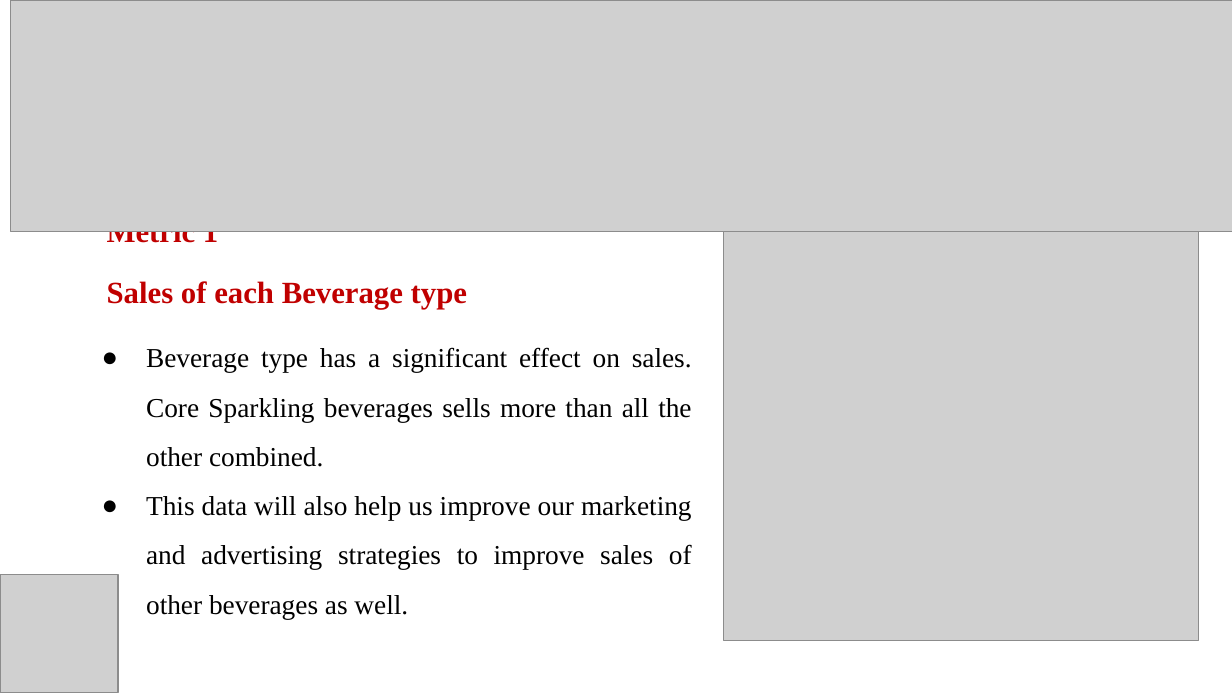
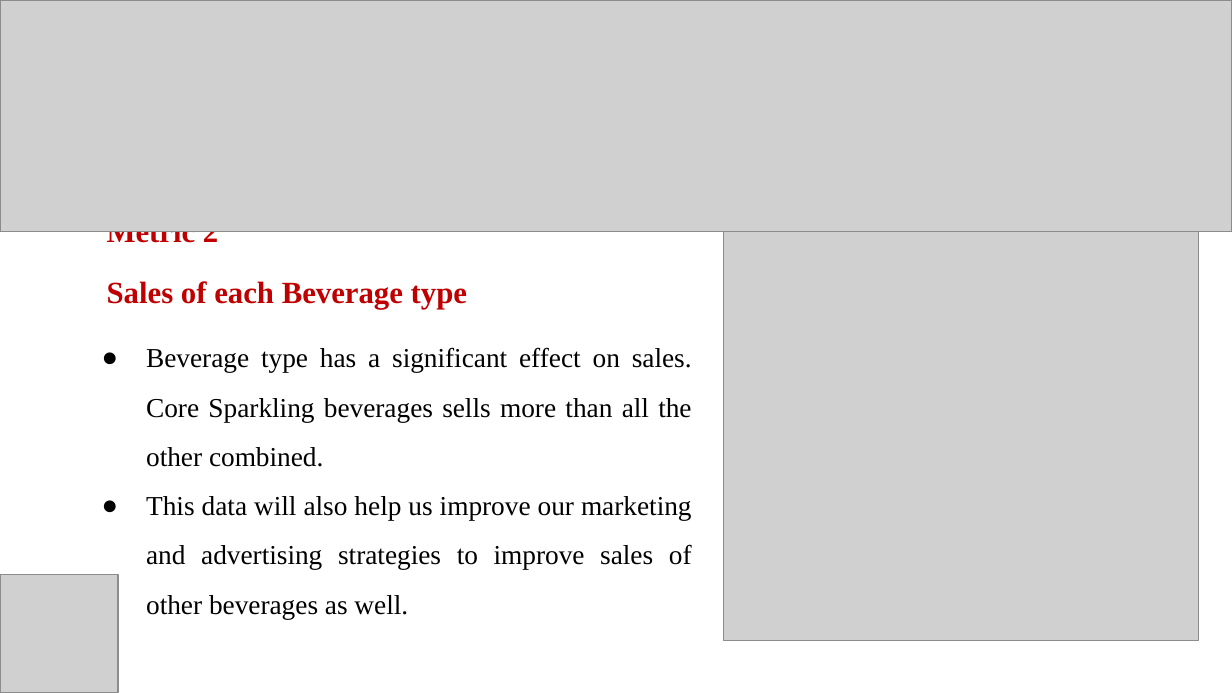
Before and after one commit to ShreyaRokati/MSBA-Capstone-Team-Submission, a slide deck: slide 9 of MSBA Capestone Presentation .pptx (slide 8 before the commit). Drawn at 1232x693 pixels with LibreOffice and Linux fonts; fonts in the diff are those of the drawing; grey boxes stand for pictures. Boxes give left, top, right and bottom in pixels: in the first picture for what was removed or moved away, otherwise in the second. Text is boxed around its words. In the diff, an @@ line names an element or a change of style, - is before the commit and + after.

```diff
--- a/MSBA Capestone Presentation .pptx
+++ b/MSBA Capestone Presentation .pptx
@@ picture: place and size @@
-picture at [10,0,1232,232]
+picture at [0,0,1232,232]
@@ text at [107,231,218,248]: text changed @@
-Metric 1
+Metric 2
```
Also in this commit, not shown: 8 other slides changed, 1 slide added.
